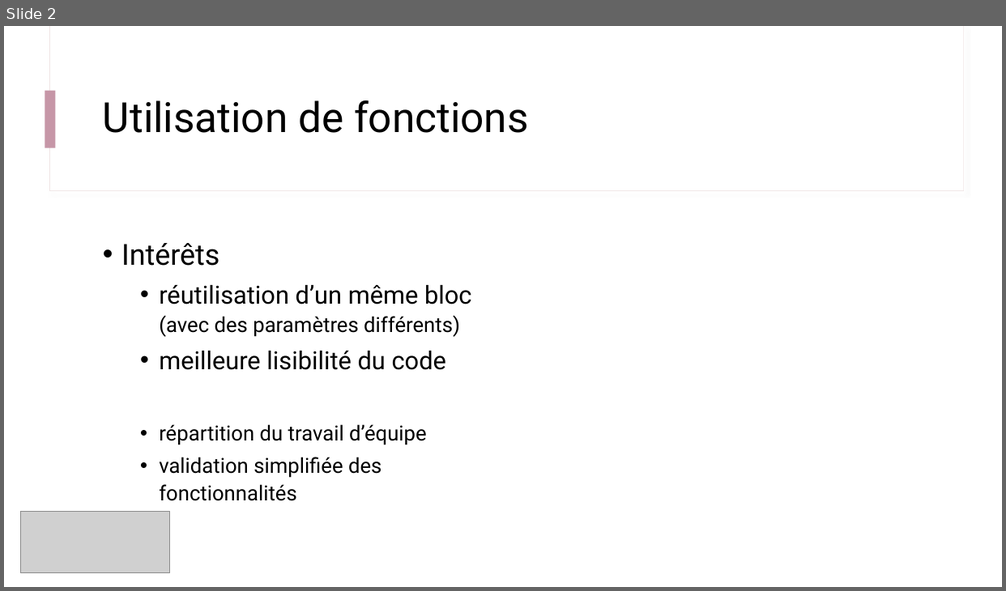
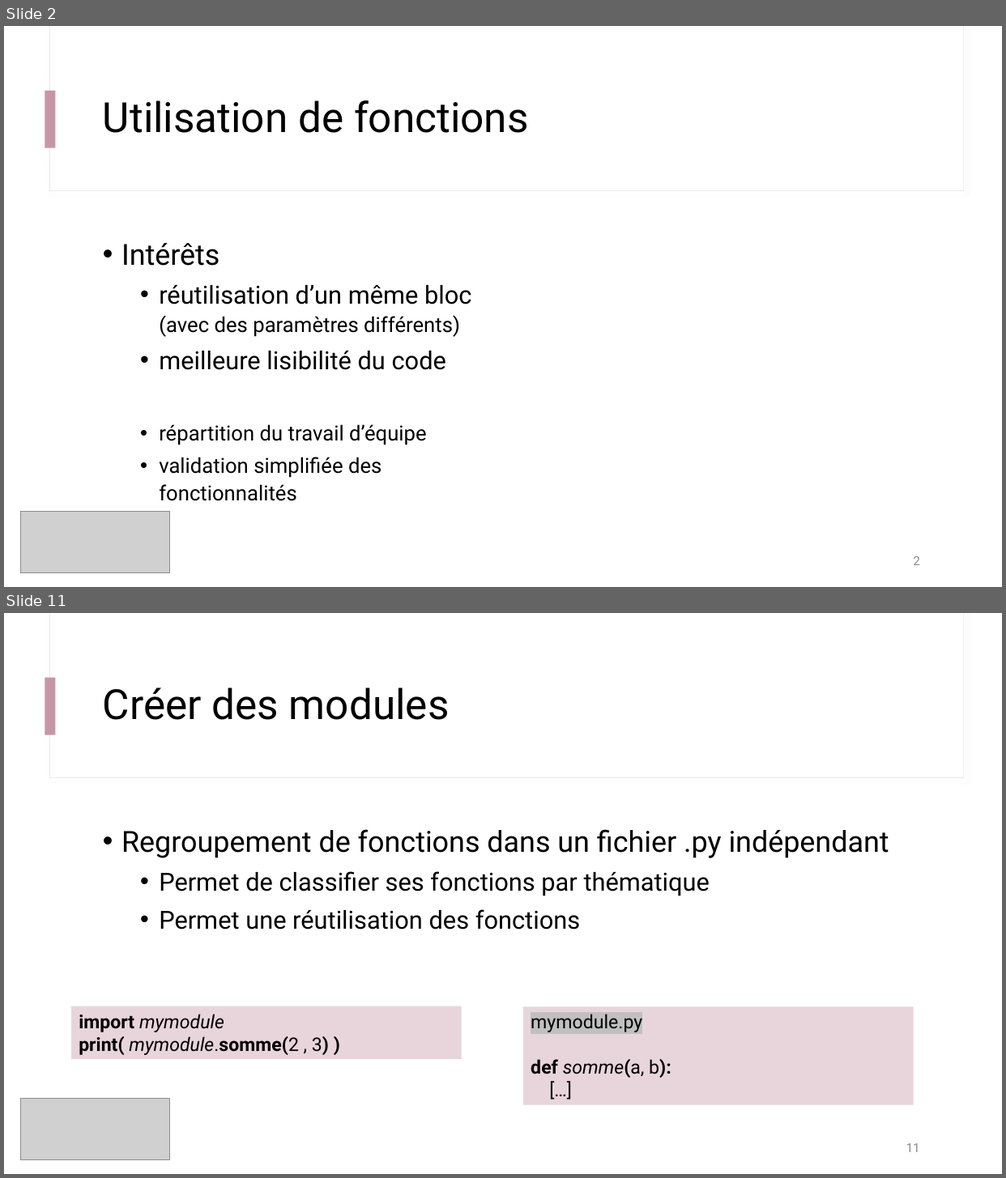
Before and after one commit to IOGS-Digital-Methods/semester-5, a slide deck: s5_outils_numeriques/b1_outils_numeriques/seance1_demistifier_python/B1_2_Fonctions_Modules.pptx. Shown one above the other, each under a label of ours: slide 2 before the commit, slides 2 and 11 after it; the slides between them are not shown. The pictures are 1006x591 and 1006x1178 pixels, drawn with LibreOffice and Linux fonts; fonts in the diff are those of the drawing; grey boxes stand for pictures. Boxes give left, top, right and bottom in pixels: in the first picture for what was removed or moved away, otherwise in the second. Text is boxed around its words. In the diff, an @@ line names an element or a change of style, - is before the commit and + after.

```diff
--- a/s5_outils_numeriques/b1_outils_numeriques/seance1_demistifier_python/B1_2_Fonctions_Modules.pptx
+++ b/s5_outils_numeriques/b1_outils_numeriques/seance1_demistifier_python/B1_2_Fonctions_Modules.pptx
@@ slide 11 added at <box>4,613,1002,1174</box>, background #FFFFFF; not listed: 3 template elements that a slide beside it also shows @@
@@ title added at <box>103,688,450,720</box>, 40 pt, text #000000 @@
+Créer des modules
@@ text added at <box>121,829,889,930</box>, 24 pt, text #000000 @@
+• Regroupement de fonctions dans un fichier .py indépendant
+  • Permet de classifier ses fonctions par thématique
+  • Permet une réutilisation des fonctions
@@ rectangle added at <box>71,1007,462,1060</box>, fill #E8D5DC, 18 pt, text #000000, bold @@
+import mymodule
+print( mymodule.somme(2 , 3) )
@@ rectangle added at <box>523,1007,914,1105</box>, fill #E8D5DC, 18 pt, text #000000 @@
+mymodule.py
+def somme(a, b):
+[…]
@@ picture added at <box>20,1099,170,1161</box> @@
@@ page number added at <box>906,1144,920,1152</box>, 12 pt, text #8C8C8C @@
+11
@@ slide 2 changed as well @@
@@ page number added at <box>913,557,920,565</box>, 12 pt, text #8C8C8C @@
+2
```
Also in this commit, not shown: 2 other slides changed, 7 other slides added, 45 other files.
